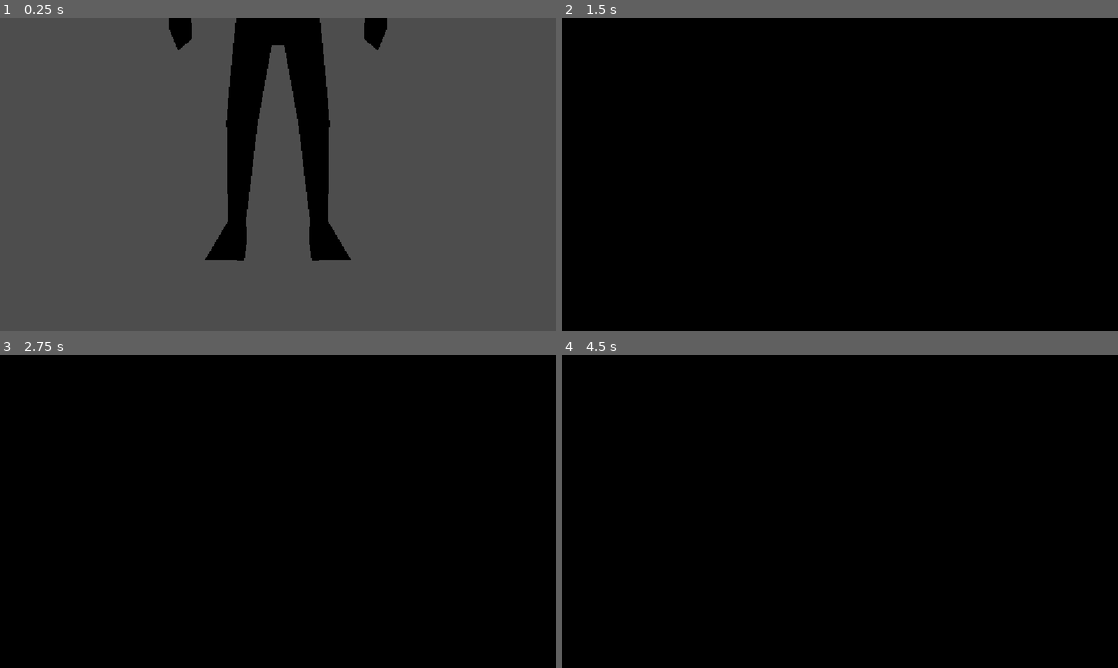
Above: before the commit, frames 1-4 (two rows, left to right).
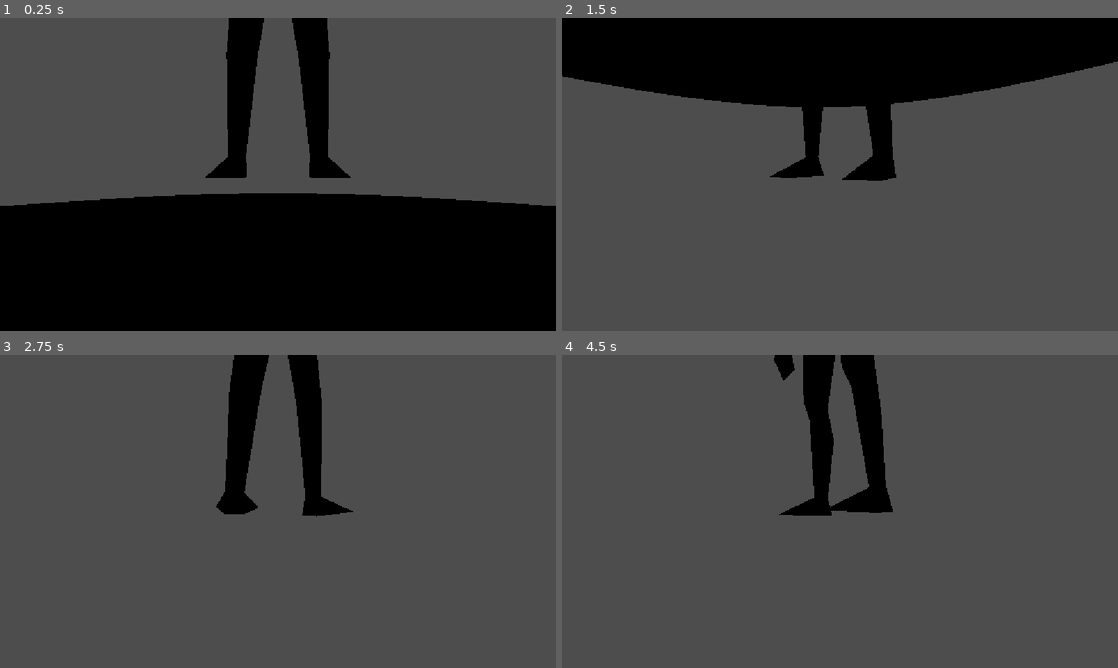
Above: after the commit, the same moments.

Repository: XMNNguyen/Soulslike_Roguelike
Game: Godot game, scene res://Scenes/main.tscn
Two runs of this game, one before a commit and one after it. Both use one fixed random seed, a clock stepped at 60 frames per second and the inputs below.
Inputs (mouse positions are in pixels of both pictures, inside the frame that each line leads up to):
- Up to frame 1 (0.25 s): no input
- Up to frame 2 (1.5 s): tap Enter (ui_accept) at 0.5, 0.77 s; move the mouse to (867, 174) at 0.52 s; hold Up (ui_up) from 0.53 s (still down); move the mouse to (812, 174) at 1.27 s
- Up to frame 3 (2.75 s): keep holding Up (ui_up); tap Enter (ui_accept) at 1.52 s; move the mouse to (289, 505) at 2.02 s
- Up to frame 4 (4.5 s): keep holding Up (ui_up); tap Enter (ui_accept) at 2.75, 3.02, 3.5, 3.77, 4.25 s; move the mouse to (834, 517) at 2.77 s; move the mouse to (878, 514) at 3.52 s; move the mouse to (795, 508) at 4.27 s

The runs differ from the first frame. In frame 1, 44% of the frame differs, in the area x 0-100%, y 0-100%; in frame 2, 74%; in frame 3, 95%; in frame 4, 95%.

Commit message:
finished main game level loader with camera attachment and player positioning

Diff:
--- a/soulslike-roguelike/Scripts/Entities/Camera/user_camera.gd
+++ b/soulslike-roguelike/Scripts/Entities/Camera/user_camera.gd
@@ -6,7 +6,7 @@
 @onready var spring_arm : SpringArm3D = $Pivot/SpringArm3D
 @onready var camera : Camera3D = $Pivot/SpringArm3D/Camera3D
 
-@export var sensitivity : float = 0.5
+@export var sensitivity : float = 0.01
 @export var tilt_limit : float = 90
 
 
@@ -15,6 +15,11 @@
 	Input.mouse_mode = Input.MOUSE_MODE_CAPTURED
 
 
+func _process(delta: float) -> void:
+	if target != null:
+		global_position = target.global_position
+
+
 func _input(event: InputEvent) -> void:
 	if event is InputEventMouseMotion:
 		spring_arm.rotation.x -= event.relative.y * sensitivity
--- a/soulslike-roguelike/Scripts/Levels/Debug_Level/debug_level.gd
+++ b/soulslike-roguelike/Scripts/Levels/Debug_Level/debug_level.gd
@@ -11,3 +11,7 @@
 
 func get_player_camera() -> BaseCamera:
 	return user_camera
+
+
+func assign_camera(target : Node3D) -> void:
+	user_camera.target = target
--- a/soulslike-roguelike/Scripts/Levels/base_level.gd
+++ b/soulslike-roguelike/Scripts/Levels/base_level.gd
@@ -5,3 +5,5 @@
 @abstract func get_player_spawn() -> Vector3
 
 @abstract func get_player_camera() -> BaseCamera
+
+@abstract func assign_camera(target : Node3D) -> void
--- a/soulslike-roguelike/Scripts/main.gd
+++ b/soulslike-roguelike/Scripts/main.gd
@@ -83,7 +83,10 @@
 	level_root.add_child(current_level)
 
 	# make sure to let level load before accessing it
+	# place player and camera in correct possitions
 	await get_tree().process_frame
+	place_player_at_spawn()
+	attach_camera_to_player()
 
 
 func place_player_at_spawn() -> void:
@@ -96,3 +99,18 @@
 		return
 
 	player.global_position = current_level.get_player_spawn()
+
+
+func attach_camera_to_player() -> void:
+	if current_level == null:
+		push_error("CAN NOT ATTACH CAMERA, LEVEL NOT LOADED")
+		return
+
+	if player == null:
+		push_error("CAN NOT ATTACH CAMERA, PLAYER NOT LOADED")
+
+	if current_level.get_player_camera() == null:
+		push_error("CAMERA DOES NOT EXIST")
+		return
+
+	current_level.assign_camera(player)
